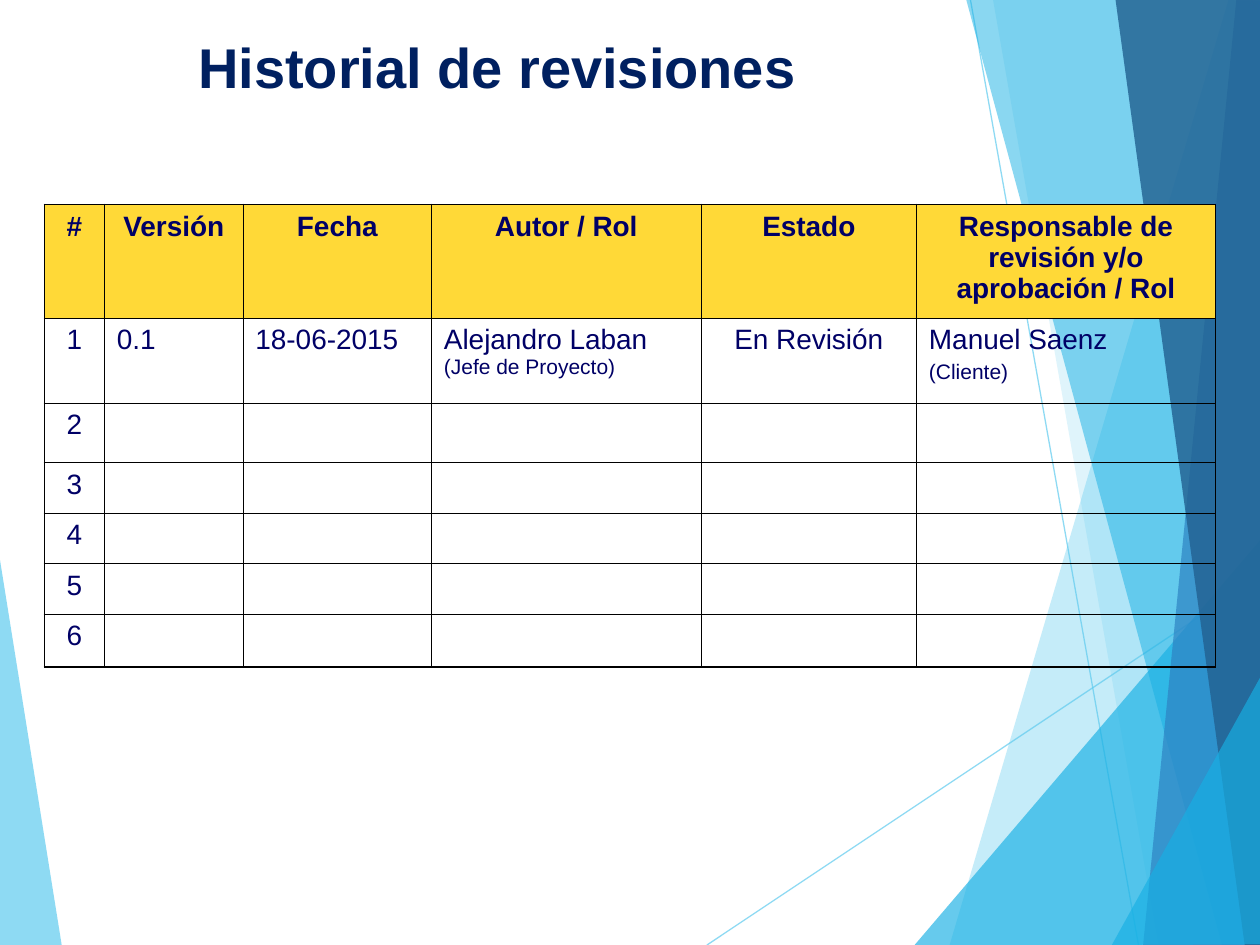
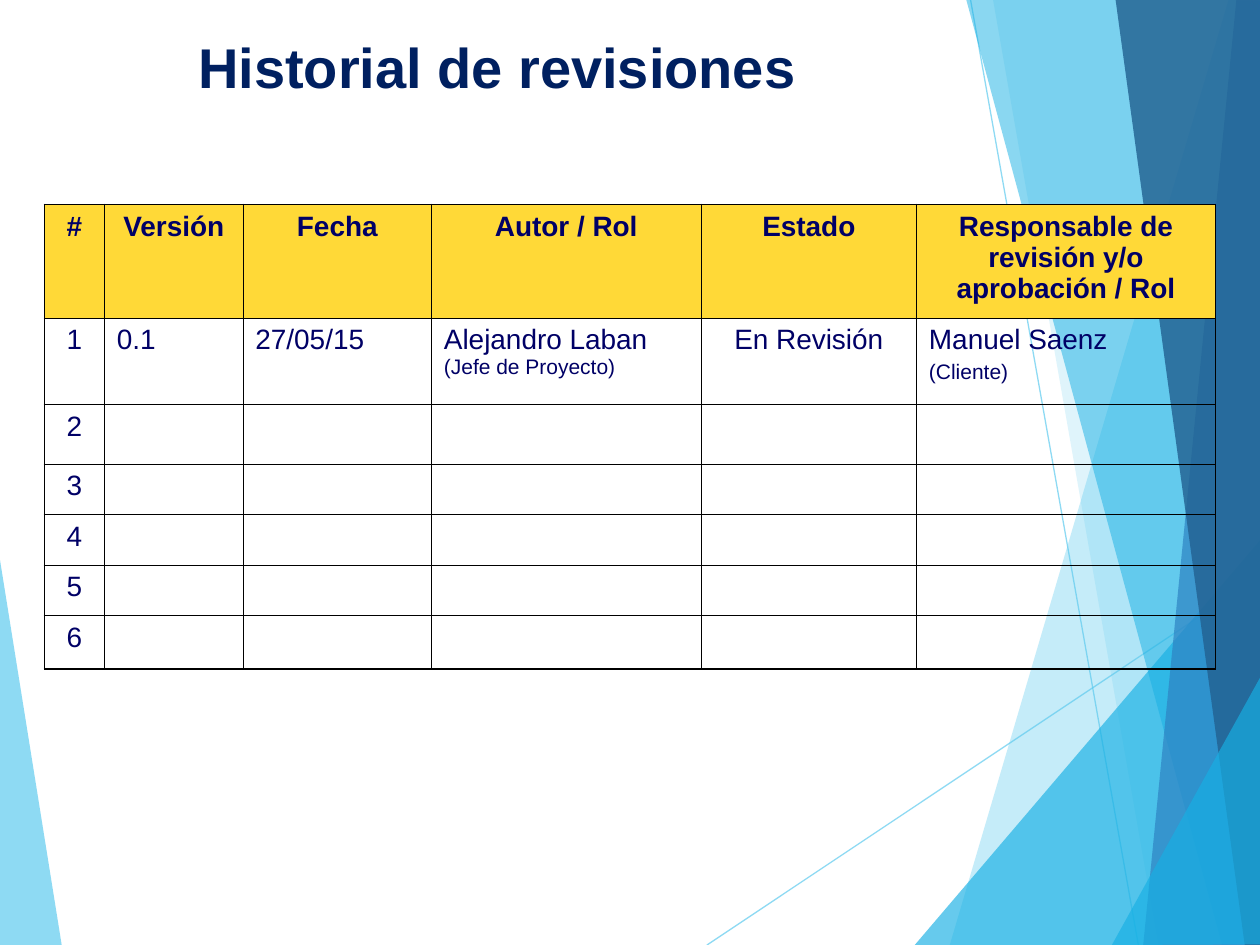
Before and after one commit to alejandro-laban/gps-tracking, a slide deck: slide 20 of Area de Proceso REQM/PGREQM_0.1_2015.ppt. Drawn at 1260x945 pixels with LibreOffice and Linux fonts; fonts in the diff are those of the drawing. Boxes give left, top, right and bottom in pixels: in the first picture for what was removed or moved away, otherwise in the second. Text is boxed around its words. In the diff, an @@ line names an element or a change of style, - is before the commit and + after.

```diff
--- a/Area de Proceso REQM/PGREQM_0.1_2015.ppt
+++ b/Area de Proceso REQM/PGREQM_0.1_2015.ppt
@@ table at (44,204,1216,663) @@
-row 2, column 3: 18-06-2015
+row 2, column 3: 27/05/15
```
Also in this commit, not shown: 22 other files.
